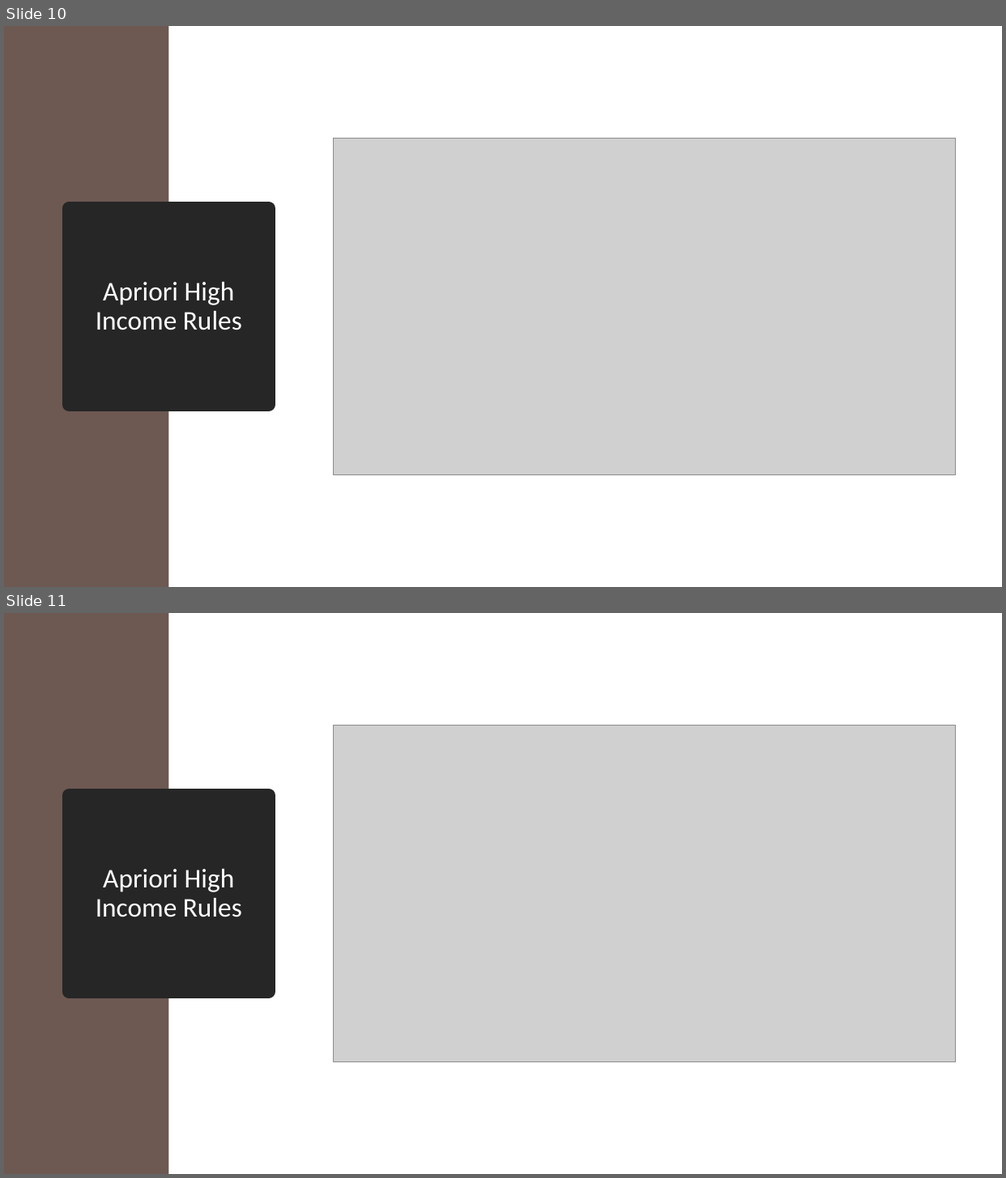
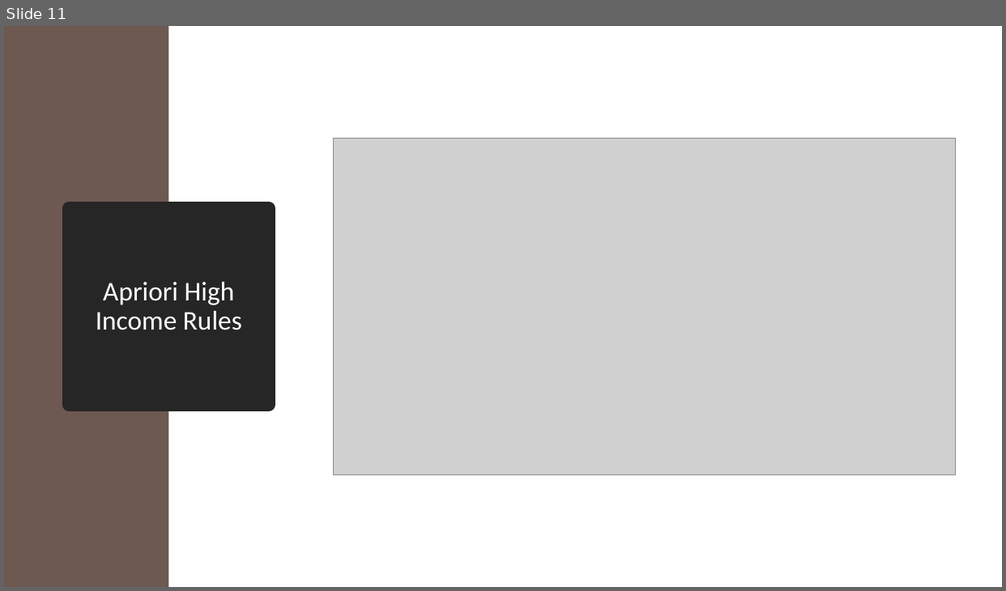
Before and after one commit to atefalvi/Ryerson_Capstone, a slide deck: Variance of immigrant earnings.pptx. Shown one above the other, each under a label of ours: slides 10 and 11 before the commit, slide 11 after it. The pictures are 1006x1178 and 1006x591 pixels, drawn with LibreOffice and Linux fonts; fonts in the diff are those of the drawing; grey boxes stand for pictures. Boxes give left, top, right and bottom in pixels: in the first picture for what was removed or moved away, otherwise in the second. Text is boxed around its words. In the diff, an @@ line names an element or a change of style, - is before the commit and + after.

```diff
--- a/Variance of immigrant earnings.pptx
+++ b/Variance of immigrant earnings.pptx
@@ slide 11 removed at [4,613,1002,1174], background #FFFFFF @@
@@ rectangle removed at [4,613,168,1174] @@
@@ picture removed at [334,726,955,1063] @@
@@ title removed at [69,796,268,992] @@
-Apriori High Income Rules
@@ what was slide 10 is now slide 11 @@
```
Also in this commit, not shown: 1 slide changed, 1 slide added.
